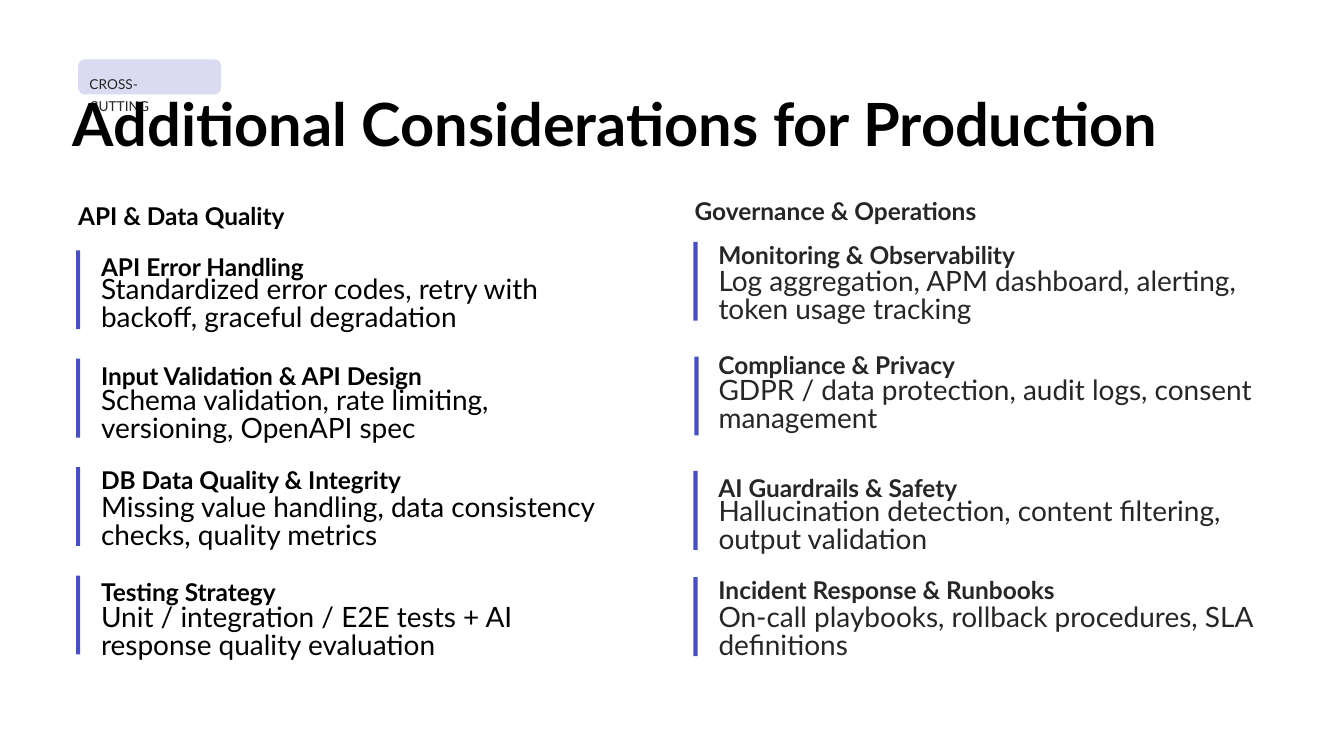
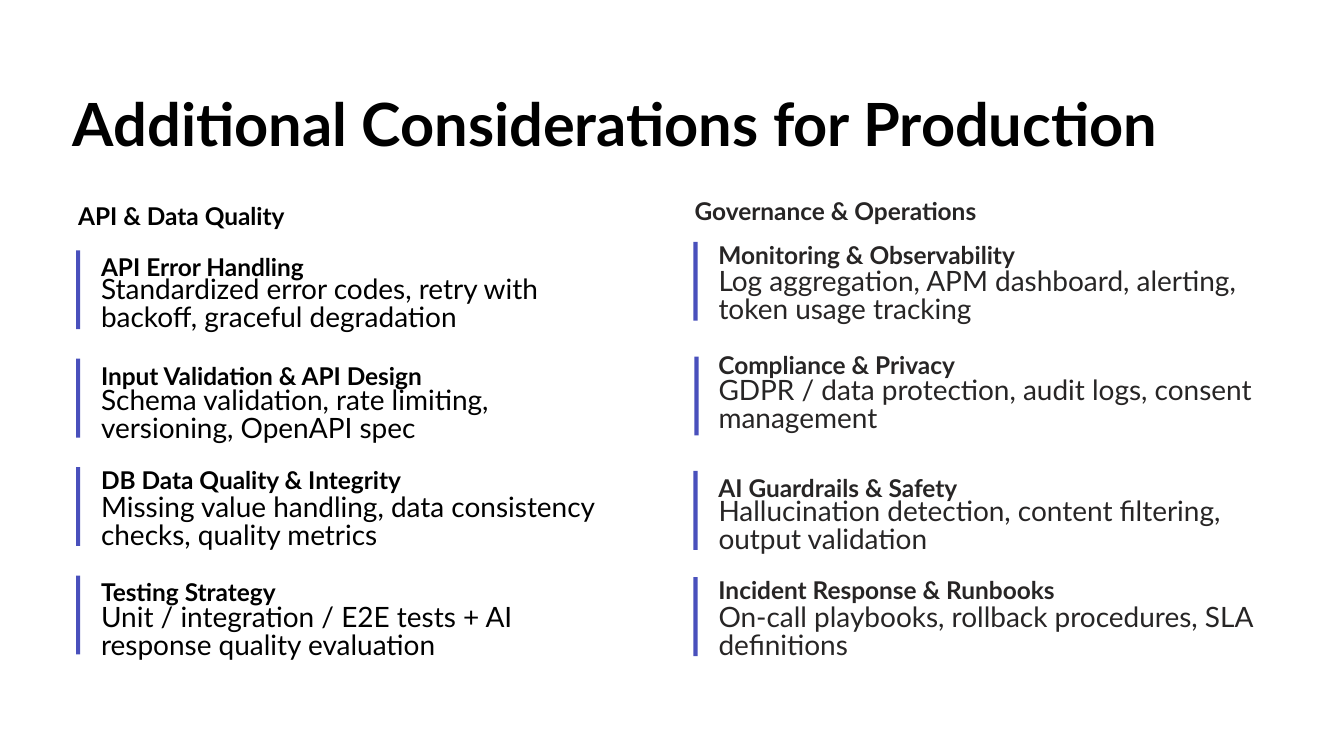
Before and after one commit to YuichiYamazaki-source/Capstone, a slide deck: slide 18 of docs/presentation/capstone_presentation.pptx (slide 27 before the commit). Drawn at 1344x756 pixels with LibreOffice and Linux fonts; fonts in the diff are those of the drawing; background and template pictures are left out. Boxes give left, top, right and bottom in pixels: in the first picture for what was removed or moved away, otherwise in the second. Text is boxed around its words. In the diff, an @@ line names an element or a change of style, - is before the commit and + after.

```diff
--- a/docs/presentation/capstone_presentation.pptx
+++ b/docs/presentation/capstone_presentation.pptx
@@ rounded rectangle removed at (78, 59, 220, 94) @@
@@ text removed at (89, 79, 149, 114) @@
-CROSS-CUTTING
```
Also in this commit, not shown: 5 other slides changed, 6 slides added, 4 other files.
